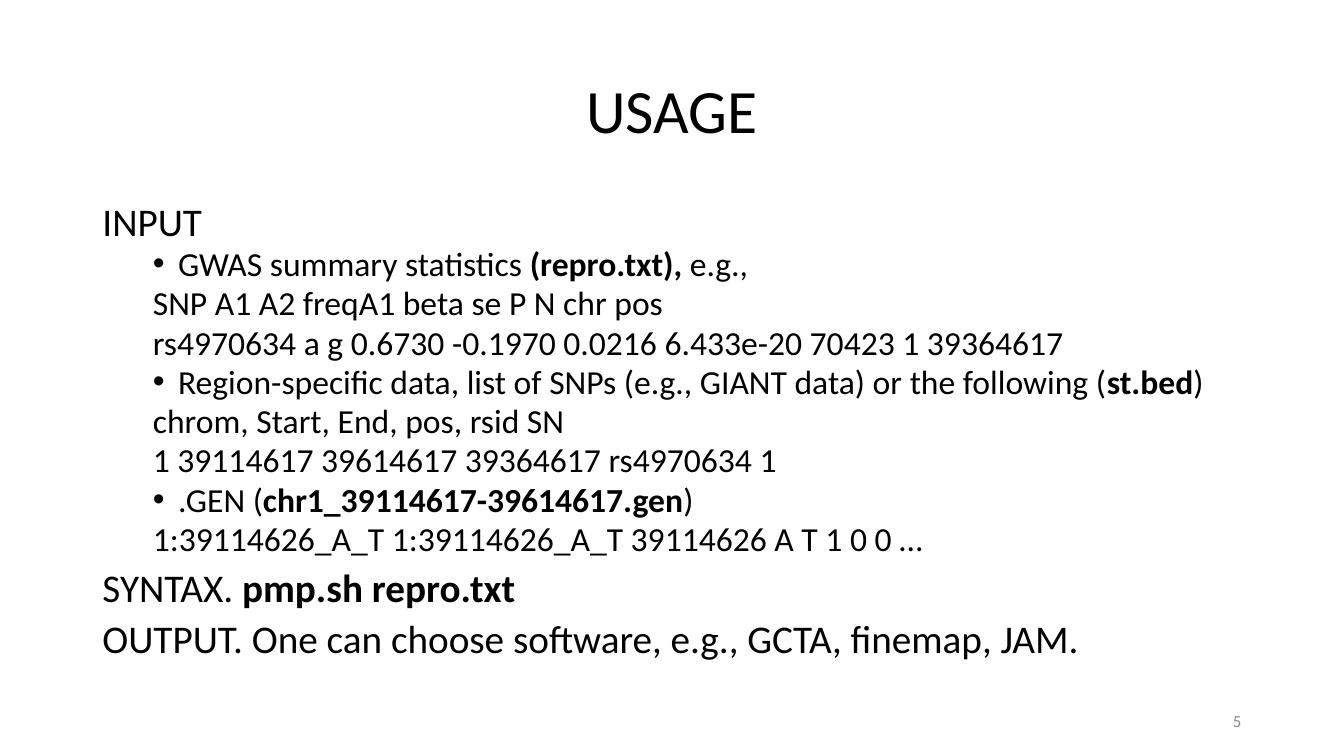
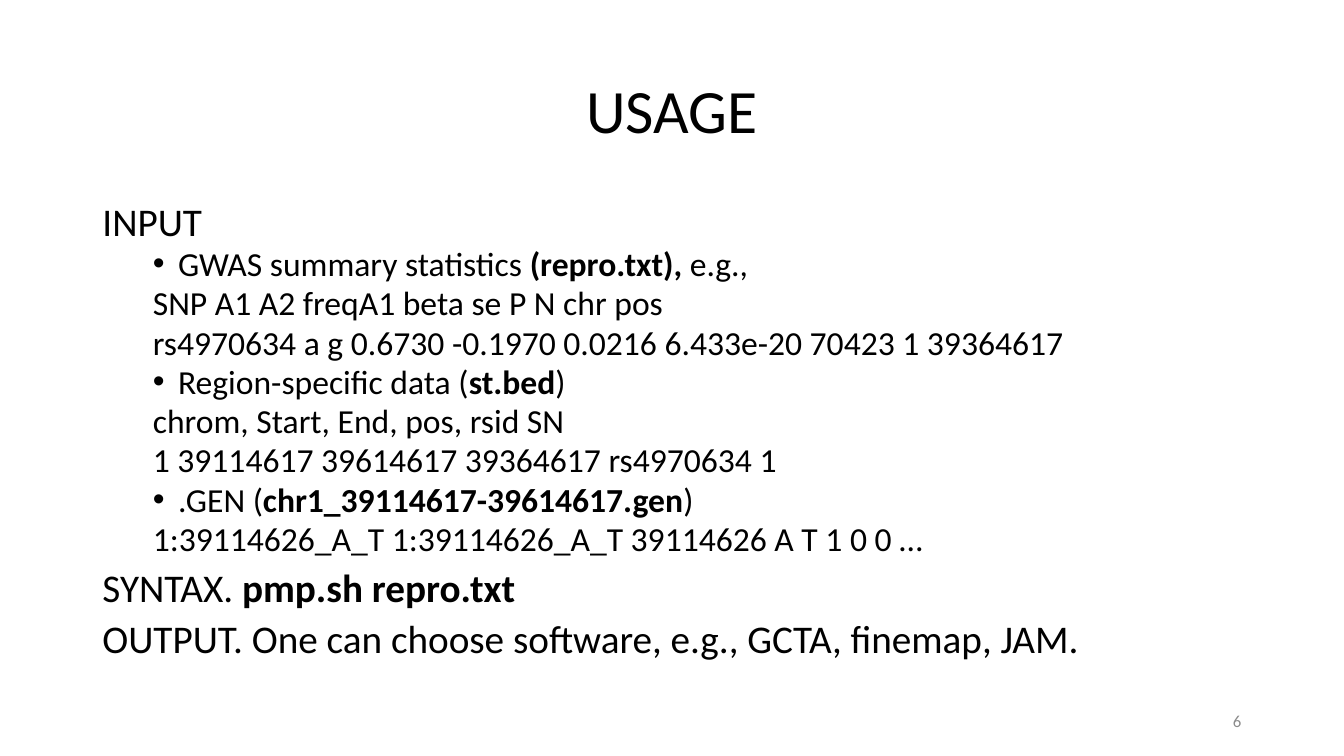
Before and after one commit to jinghuazhao/FM-pipeline, a slide deck: slide 6 of README.pptx (slide 5 before the commit). Drawn at 1344x756 pixels with LibreOffice and Linux fonts; fonts in the diff are those of the drawing. Boxes give left, top, right and bottom in pixels: in the first picture for what was removed or moved away, otherwise in the second. Text is boxed around its words. In the diff, an @@ line names an element or a change of style, - is before the commit and + after.

```diff
--- a/README.pptx
+++ b/README.pptx
@@ text at box(178, 369, 565, 400): text changed @@
-  • Region-specific data, list of SNPs (e.g., GIANT data) or the following (st.bed)
+  • Region-specific data (st.bed)
@@ page number at box(1233, 716, 1241, 727): text changed @@
-5
+6
```
Also in this commit, not shown: 8 other slides changed.
